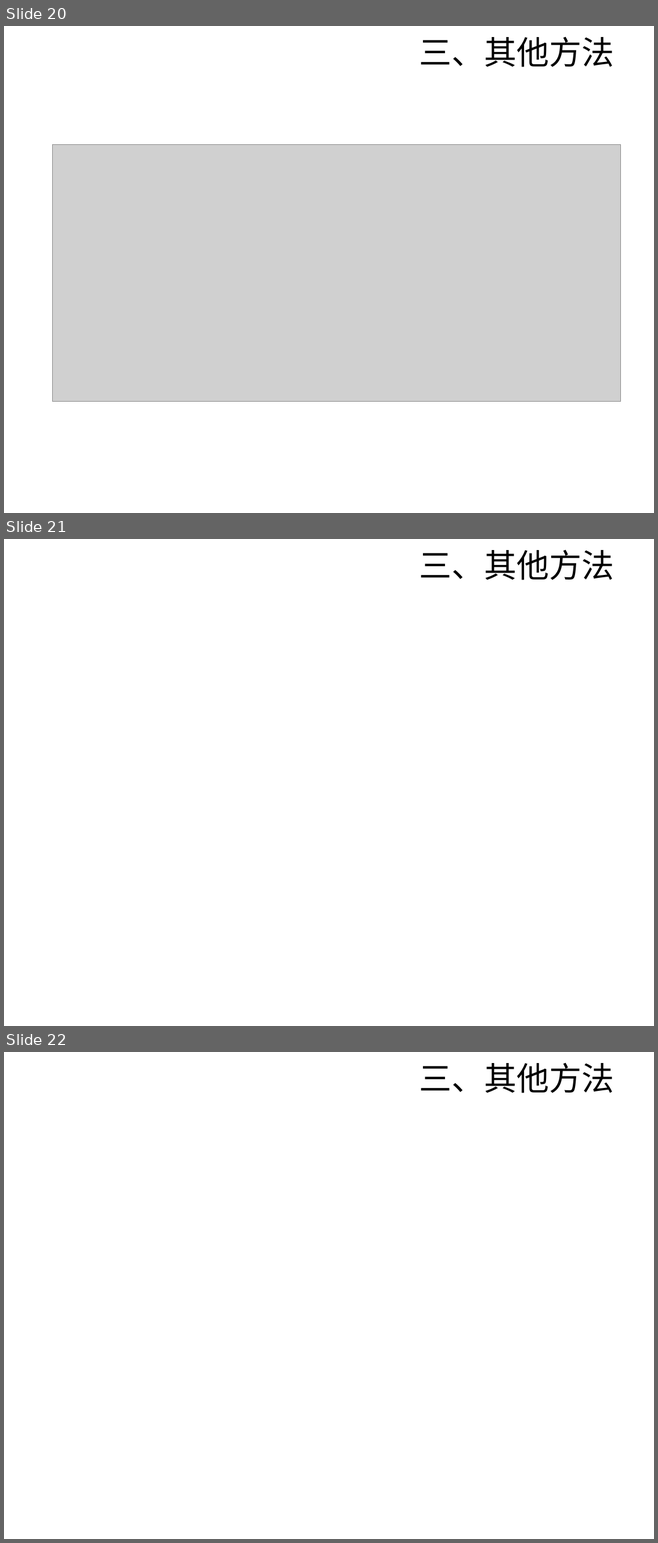
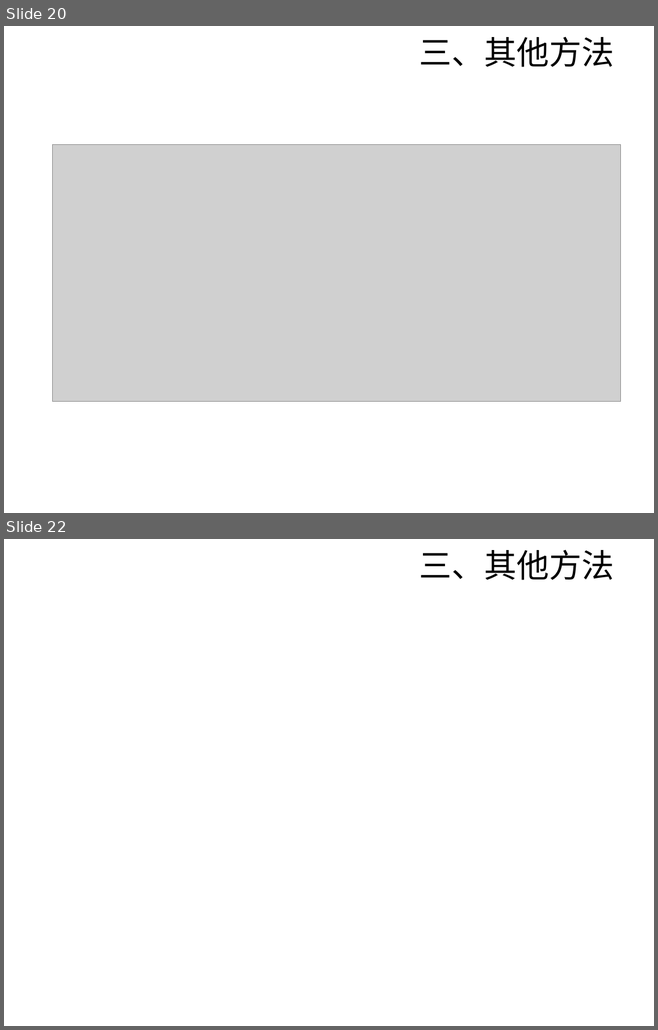
Before and after one commit to sunyisgithub/Git, a slide deck: 文献查找方法.ppt. Shown one above the other, each under a label of ours: slides 20, 21 and 22 before the commit, slides 20 and 22 after it; the slides between them are not shown. The pictures are 658x1543 and 658x1030 pixels, drawn with LibreOffice and Linux fonts; fonts in the diff are those of the drawing; grey boxes stand for pictures; background and template pictures are left out. Boxes give left, top, right and bottom in pixels: in the first picture for what was removed or moved away, otherwise in the second. Text is boxed around its words. In the diff, an @@ line names an element or a change of style, - is before the commit and + after.

```diff
--- a/文献查找方法.ppt
+++ b/文献查找方法.ppt
@@ slide 21 removed at (4,539,654,1026), background picture (left out) @@
@@ text removed at (419,549,614,580) @@
-三、其他方法
```
Also in this commit, not shown: 3 slides changed, 1 slide added, 1 other slide removed, 1 other file.
